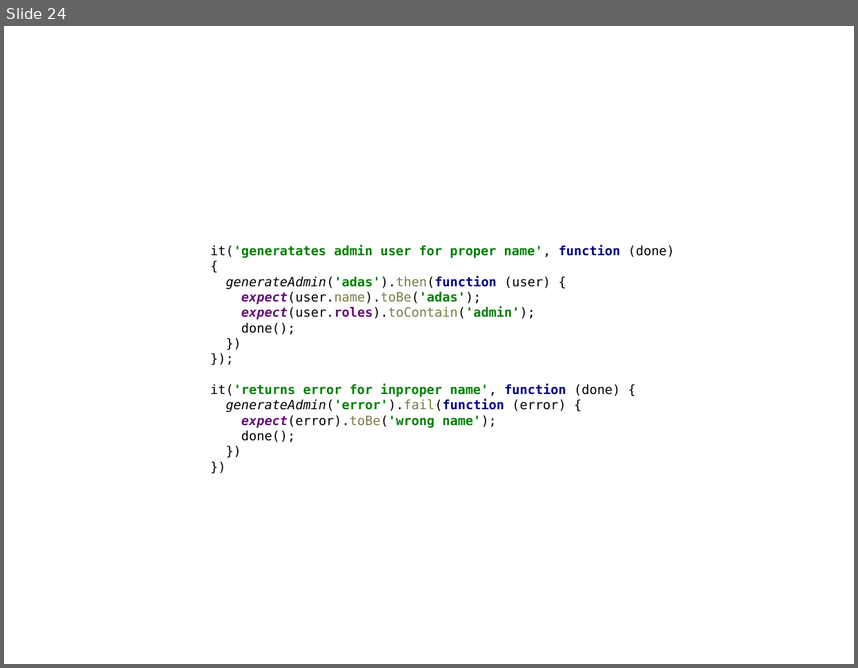
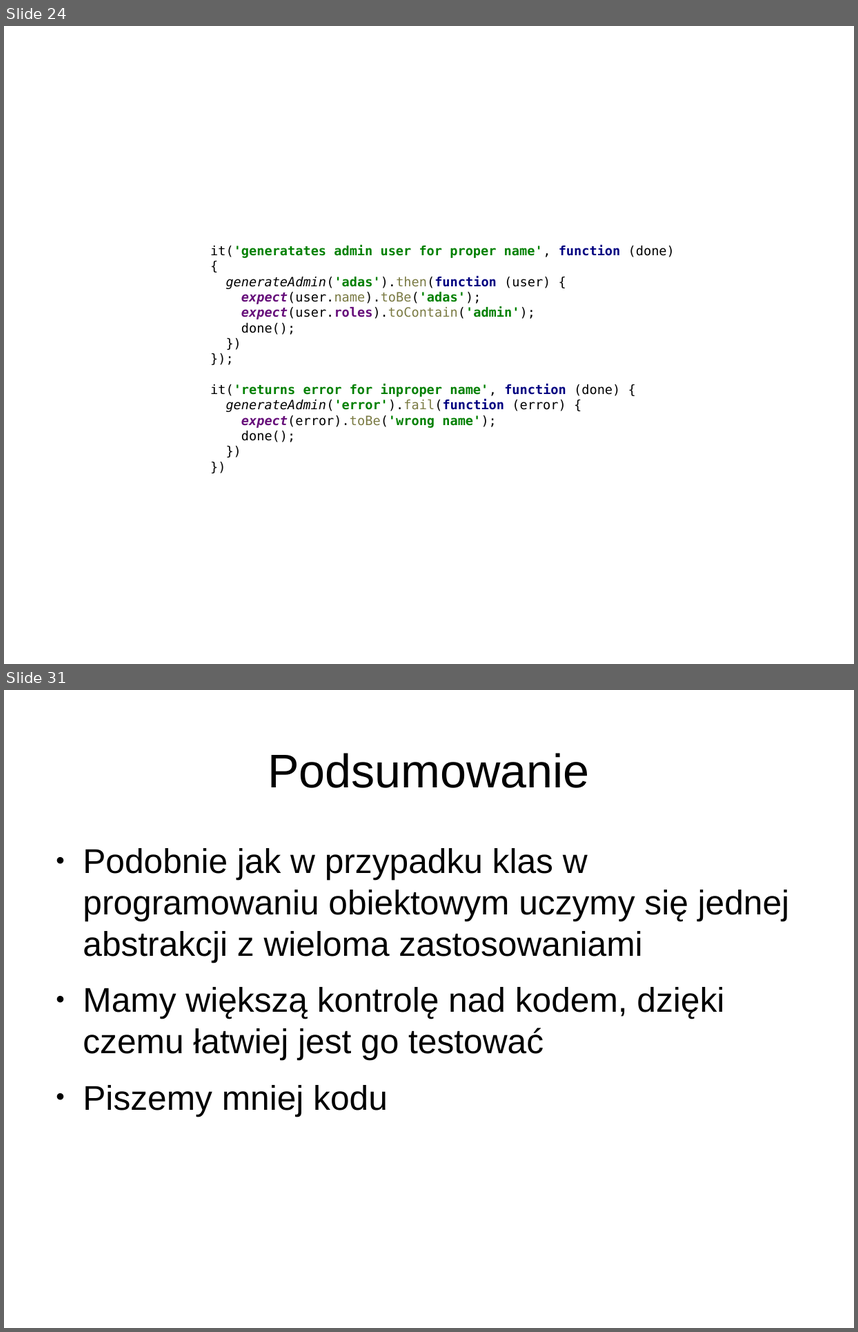
Before and after one commit to sielakos/js-monads, a slide deck: monads.odp. Shown one above the other, each under a label of ours: slide 24 before the commit, slides 24 and 31 after it; the slides between them are not shown. The pictures are 858x668 and 858x1332 pixels, drawn with LibreOffice and Linux fonts; fonts in the diff are those of the drawing. Boxes give left, top, right and bottom in pixels: in the first picture for what was removed or moved away, otherwise in the second. Text is boxed around its words. In the diff, an @@ line names an element or a change of style, - is before the commit and + after.

```diff
--- a/monads.odp
+++ b/monads.odp
@@ slide 31 added at <box>4,690,854,1328</box>, background #FFFFFF @@
@@ title added at <box>268,753,590,788</box>, 44 pt, text #000000 @@
+Podsumowanie
@@ text added at <box>83,848,790,1116</box>, 32 pt, text #000000 @@
+● Podobnie jak w przypadku klas w programowaniu obiektowym uczymy się jednej abstrakcji z wieloma zastosowaniami
+● Mamy większą kontrolę nad kodem, dzięki czemu łatwiej jest go testować
+● Piszemy mniej kodu
```
Also in this commit, not shown: 1 slide changed, 6 other slides added, 6 other files.
